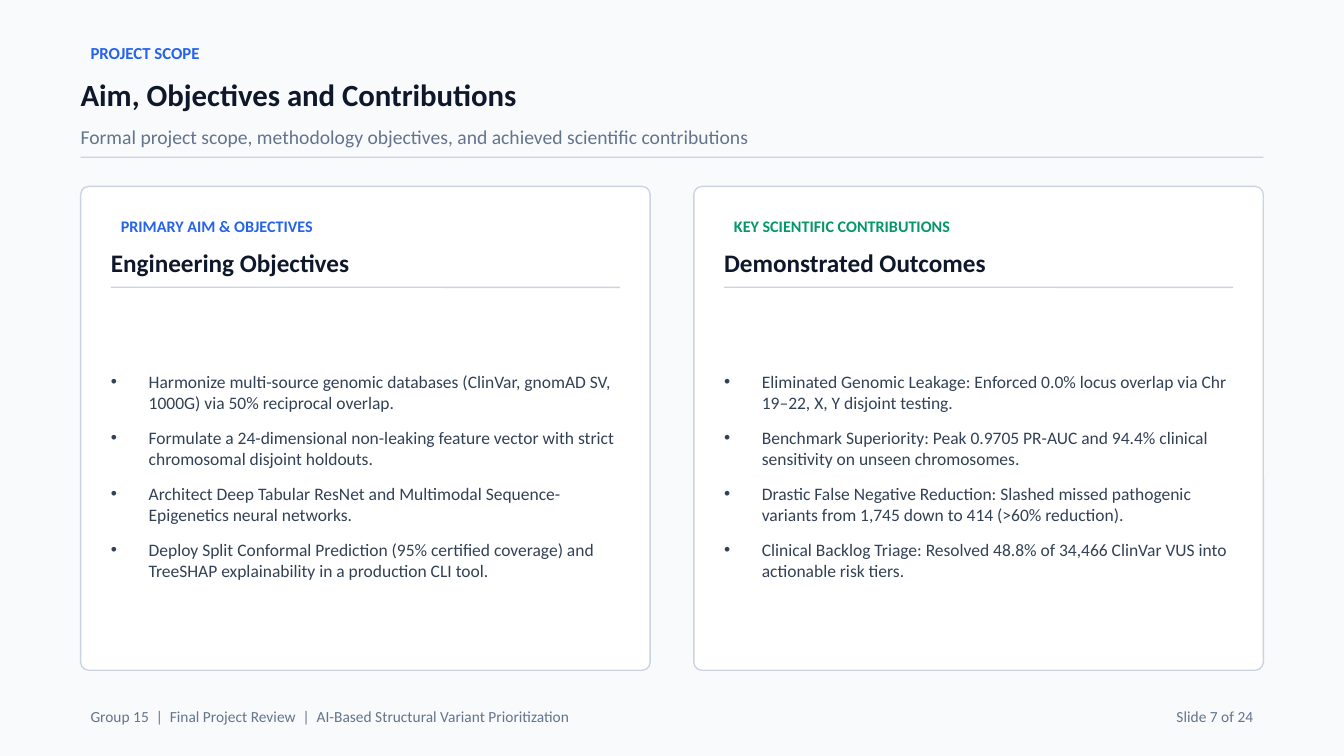
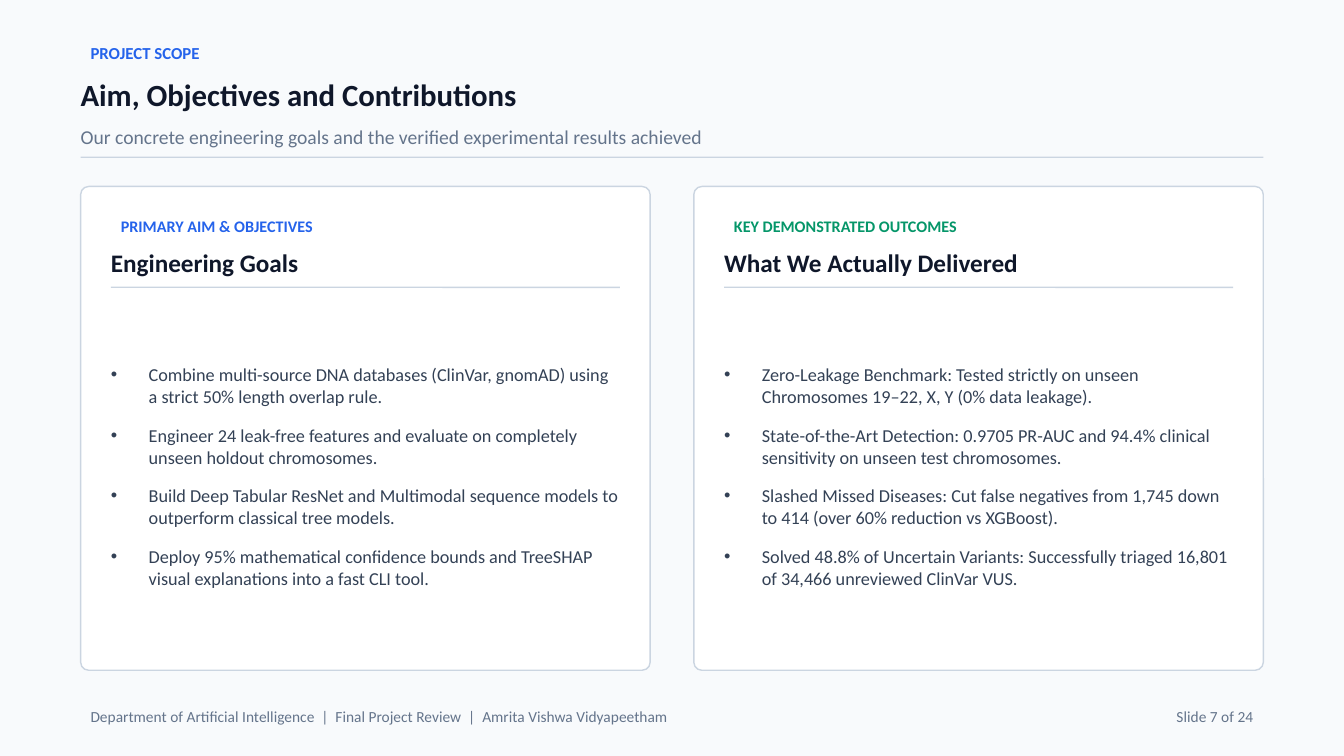
Before and after one commit to waibhav-jha/SV-prioritization-from-long-read-sequencing, a slide deck: slide 7 of End_Semester_Presentation.pptx. Drawn at 1344x756 pixels with LibreOffice and Linux fonts; fonts in the diff are those of the drawing. Boxes give left, top, right and bottom in pixels: in the first picture for what was removed or moved away, otherwise in the second. Text is boxed around its words. In the diff, an @@ line names an element or a change of style, - is before the commit and + after.

Commit message:
Simplify academic jargon across presentation deck (plain English student explanation)

```diff
--- a/End_Semester_Presentation.pptx
+++ b/End_Semester_Presentation.pptx
@@ text at [81, 130, 702, 148]: text changed @@
-Formal project scope, methodology objectives, and achieved scientific contributions
+Our concrete engineering goals and the verified experimental results achieved
@@ text at [734, 221, 957, 232]: text changed @@
-KEY SCIENTIFIC CONTRIBUTIONS
+KEY DEMONSTRATED OUTCOMES
@@ text at [111, 254, 298, 277]: text changed @@
-Engineering Objectives
+Engineering Goals
@@ text at [724, 254, 1018, 276]: text changed @@
-Demonstrated Outcomes
+What We Actually Delivered
@@ text at [149, 368, 618, 588]: text changed; size 12.5 to 13 pt @@
-• Harmonize multi-source genomic databases (ClinVar, gnomAD SV, 1000G) via 50% reciprocal overlap.
-• Formulate a 24-dimensional non-leaking feature vector with strict chromosomal disjoint holdouts.
-• Architect Deep Tabular ResNet and Multimodal Sequence-Epigenetics neural networks.
-• Deploy Split Conformal Prediction (95% certified coverage) and TreeSHAP explainability in a production CLI tool.
+• Combine multi-source DNA databases (ClinVar, gnomAD) using a strict 50% length overlap rule.
+• Engineer 24 leak-free features and evaluate on completely unseen holdout chromosomes.
+• Build Deep Tabular ResNet and Multimodal sequence models to outperform classical tree models.
+• Deploy 95% mathematical confidence bounds and TreeSHAP visual explanations into a fast CLI tool.
@@ text at [762, 368, 1228, 587]: text changed; size 12.5 to 13 pt @@
-• Eliminated Genomic Leakage: Enforced 0.0% locus overlap via Chr 19–22, X, Y disjoint testing.
-• Benchmark Superiority: Peak 0.9705 PR-AUC and 94.4% clinical sensitivity on unseen chromosomes.
-• Drastic False Negative Reduction: Slashed missed pathogenic variants from 1,745 down to 414 (>60% reduction).
-• Clinical Backlog Triage: Resolved 48.8% of 34,466 ClinVar VUS into actionable risk tiers.
+• Zero-Leakage Benchmark: Tested strictly on unseen Chromosomes 19–22, X, Y (0% data leakage).
+• State-of-the-Art Detection: 0.9705 PR-AUC and 94.4% clinical sensitivity on unseen test chromosomes.
+• Slashed Missed Diseases: Cut false negatives from 1,745 down to 414 (over 60% reduction vs XGBoost).
+• Solved 48.8% of Uncertain Variants: Successfully triaged 16,801 of 34,466 unreviewed ClinVar VUS.
@@ text at [91, 711, 667, 725]: text changed @@
-Group 15 | Final Project Review | AI-Based Structural Variant Prioritization
+Department of Artificial Intelligence | Final Project Review | Amrita Vishwa Vidyapeetham
```
Also in this commit, not shown: 23 other slides changed, 2 other files.
